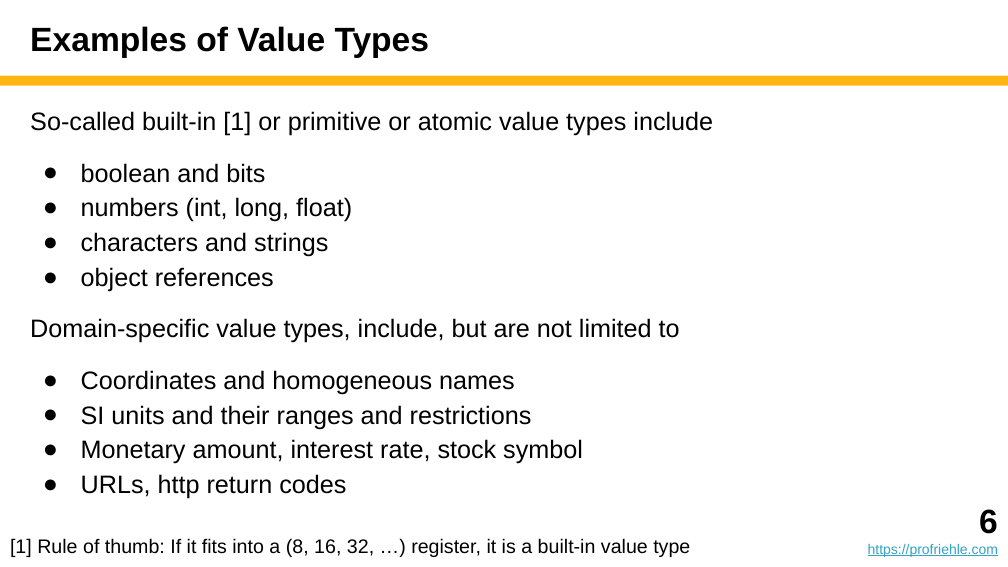
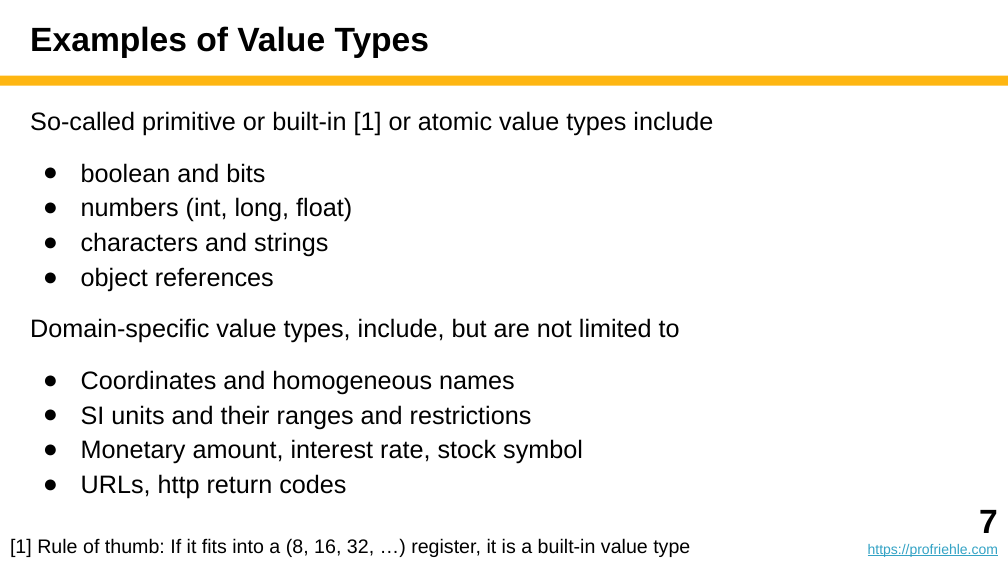
Before and after one commit to dirkriehle/adap-course, a slide deck: slide 7 of Lecture slides/ADAP B06 - Value Objects.pptx (slide 6 before the commit). Drawn at 1008x567 pixels with LibreOffice and Linux fonts; fonts in the diff are those of the drawing. Boxes give left, top, right and bottom in pixels: in the first picture for what was removed or moved away, otherwise in the second. Text is boxed around its words. In the diff, an @@ line names an element or a change of style, - is before the commit and + after.

```diff
--- a/Lecture slides/ADAP B06 - Value Objects.pptx
+++ b/Lecture slides/ADAP B06 - Value Objects.pptx
@@ text at [30,111,713,136]: text changed @@
-So-called built-in [1] or primitive or atomic value types include
+So-called primitive or built-in [1] or atomic value types include
@@ text at [979,510,998,533]: text changed @@
-6
+7
```
Also in this commit, not shown: 7 other slides changed, 1 slide added, 1 other file.
